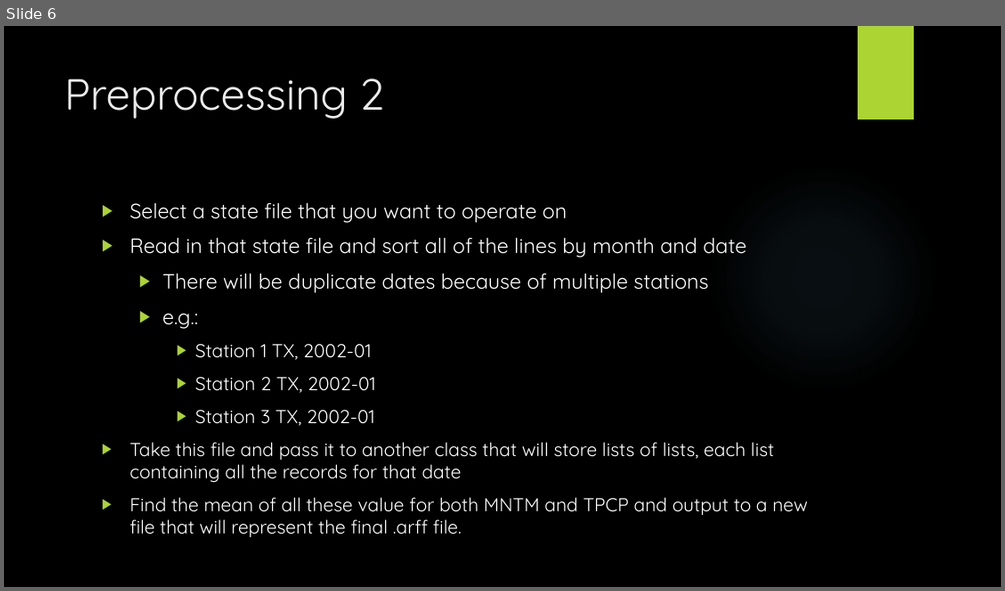
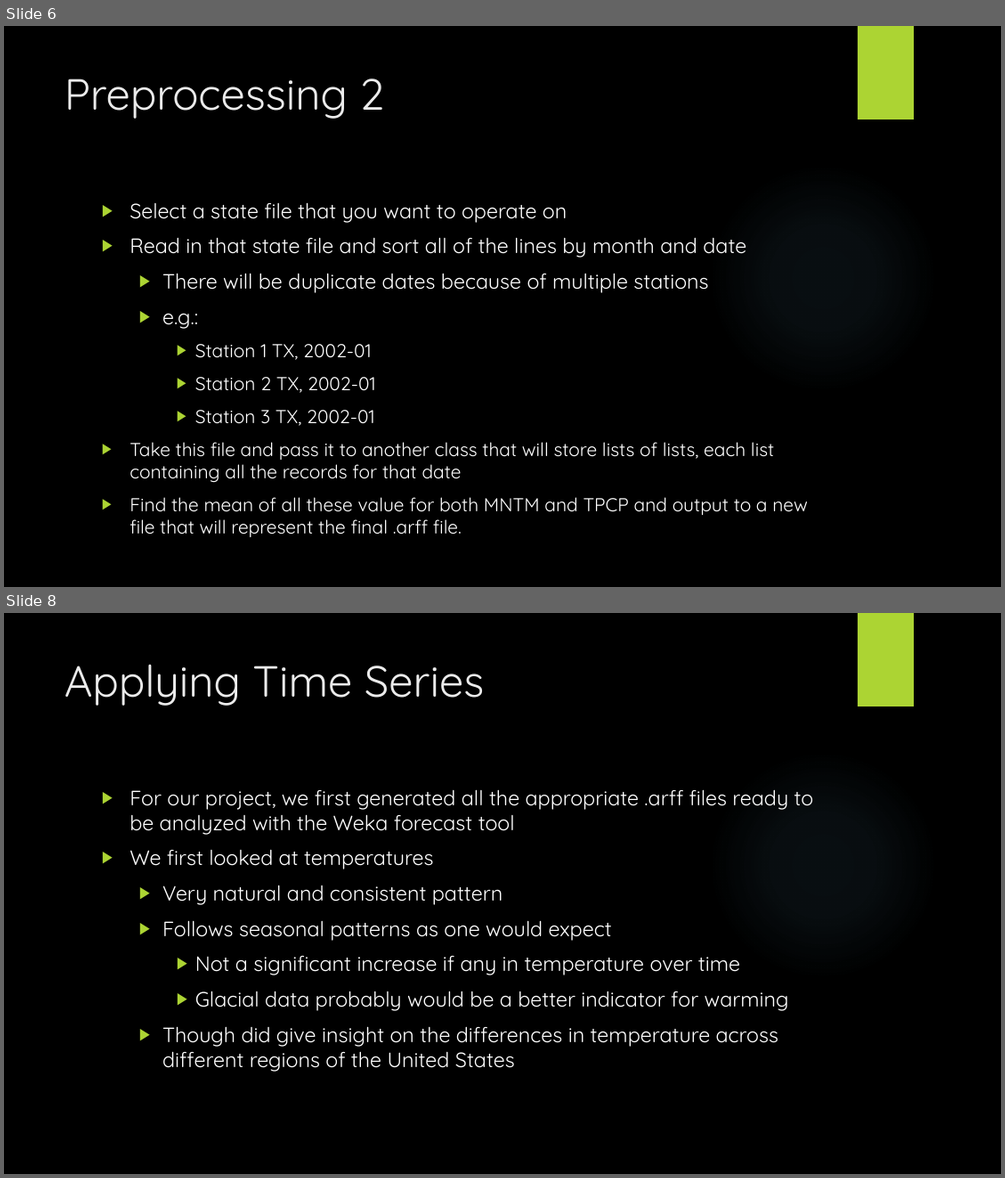
Before and after one commit to MeesterMarcus/DataMiningProject, a slide deck: Presentation/TrendsInWeather.pptx. Shown one above the other, each under a label of ours: slide 6 before the commit, slides 6 and 8 after it; the slides between them are not shown. The pictures are 1005x591 and 1005x1178 pixels, drawn with LibreOffice and Linux fonts; fonts in the diff are those of the drawing; background and template pictures are left out. Boxes give left, top, right and bottom in pixels: in the first picture for what was removed or moved away, otherwise in the second. Text is boxed around its words. In the diff, an @@ line names an element or a change of style, - is before the commit and + after.

```diff
--- a/Presentation/TrendsInWeather.pptx
+++ b/Presentation/TrendsInWeather.pptx
@@ slide 8 added at (4,613,1001,1174), background picture (left out); not listed: 2 template elements that a slide beside it also shows @@
@@ title added at (65,665,484,706), 42 pt, text #EBEBEB @@
+Applying Time Series
@@ text added at (129,789,814,1071), 20 pt, text #FFFFFF @@
+▶ For our project, we first generated all the appropriate .arff files ready to be analyzed with the Weka forecast tool
+▶ We first looked at temperatures
+  ▶ Very natural and consistent pattern
+  ▶ Follows seasonal patterns as one would expect
+    ▶ Not a significant increase if any in temperature over time
+    ▶ Glacial data probably would be a better indicator for warming
+  ▶ Though did give insight on the differences in temperature across different regions of the United States
```
Also in this commit, not shown: 6 other slides added, 10 other files.
